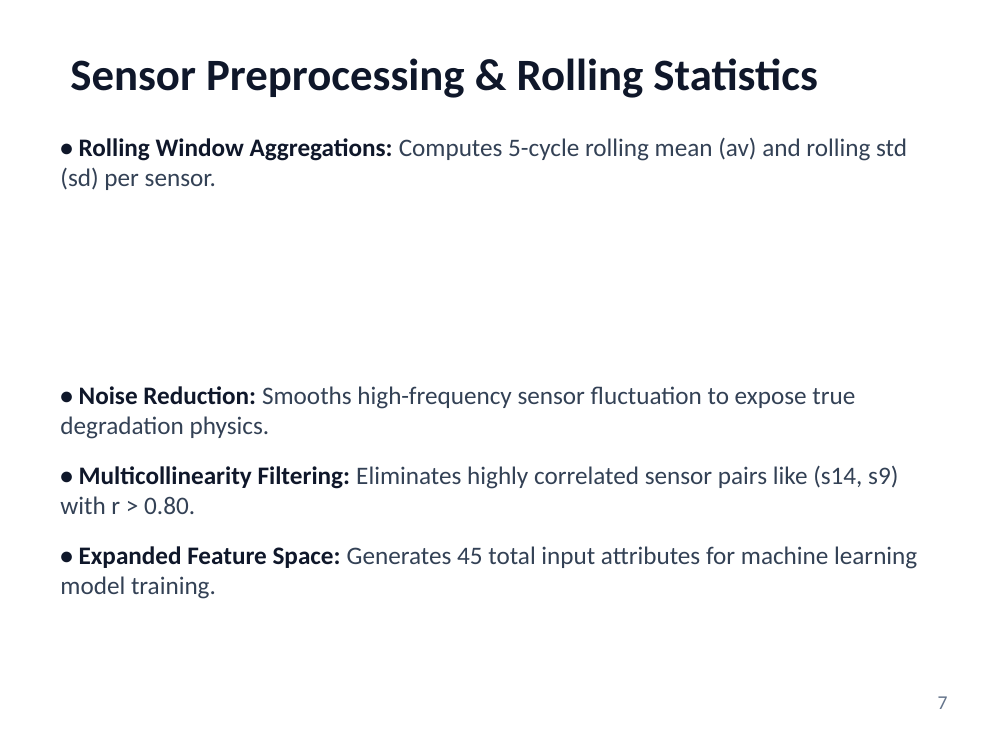
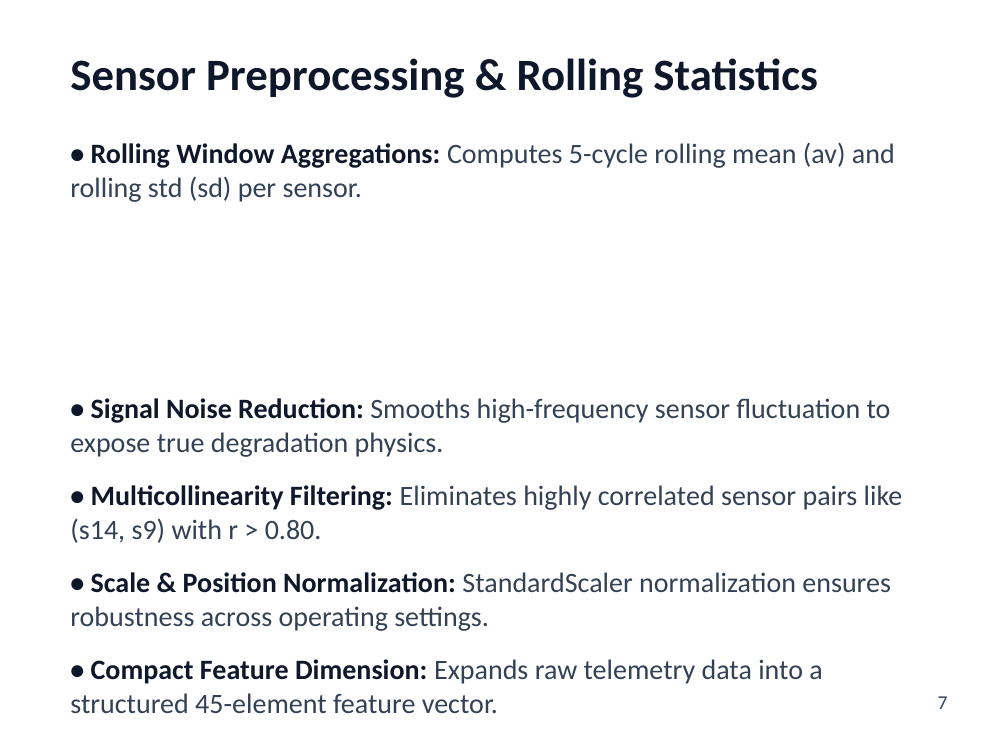
Before and after one commit to PiyushTiwari2051/Predictive-Master, a slide deck: slide 7 of Internship Presentation PPTs Template Final.pptx. Drawn at 1008x756 pixels with LibreOffice and Linux fonts; fonts in the diff are those of the drawing. Boxes give left, top, right and bottom in pixels: in the first picture for what was removed or moved away, otherwise in the second. Text is boxed around its words. In the diff, an @@ line names an element or a change of style, - is before the commit and + after.

Commit message:
Update 18-slide presentation with exact bullet line-wrapping, stage text cards, and slide alignments

```diff
--- a/Internship Presentation PPTs Template Final.pptx
+++ b/Internship Presentation PPTs Template Final.pptx
@@ text at (x1=70, y1=142, x2=903, y2=543): size 18 to 20 pt in "• Rolling Window Aggregations: Computes 5-cycle rolling ...", "• Multicollinearity Filtering: Eliminates highly correlated  ..." @@
@@ text at (x1=70, y1=398, x2=891, y2=457): text changed; size 18 to 20 pt @@
-• Noise Reduction: Smooths high-frequency sensor fluctuation to expose true degradation physics.
+• Signal Noise Reduction: Smooths high-frequency sensor fluctuation to expose true degradation physics.
@@ text at (x1=70, y1=572, x2=891, y2=713): text changed; size 18 to 20 pt @@
-• Expanded Feature Space: Generates 45 total input attributes for machine learning model training.
+• Scale & Position Normalization: StandardScaler normalization ensures robustness across operating settings.
+• Compact Feature Dimension: Expands raw telemetry data into a structured 45-element feature vector.
@@ text "7" at (x1=938, y1=696, x2=948, y2=709): text colour #64748B to #334155 @@
```
Also in this commit, not shown: 16 other slides changed, 1 other file.
